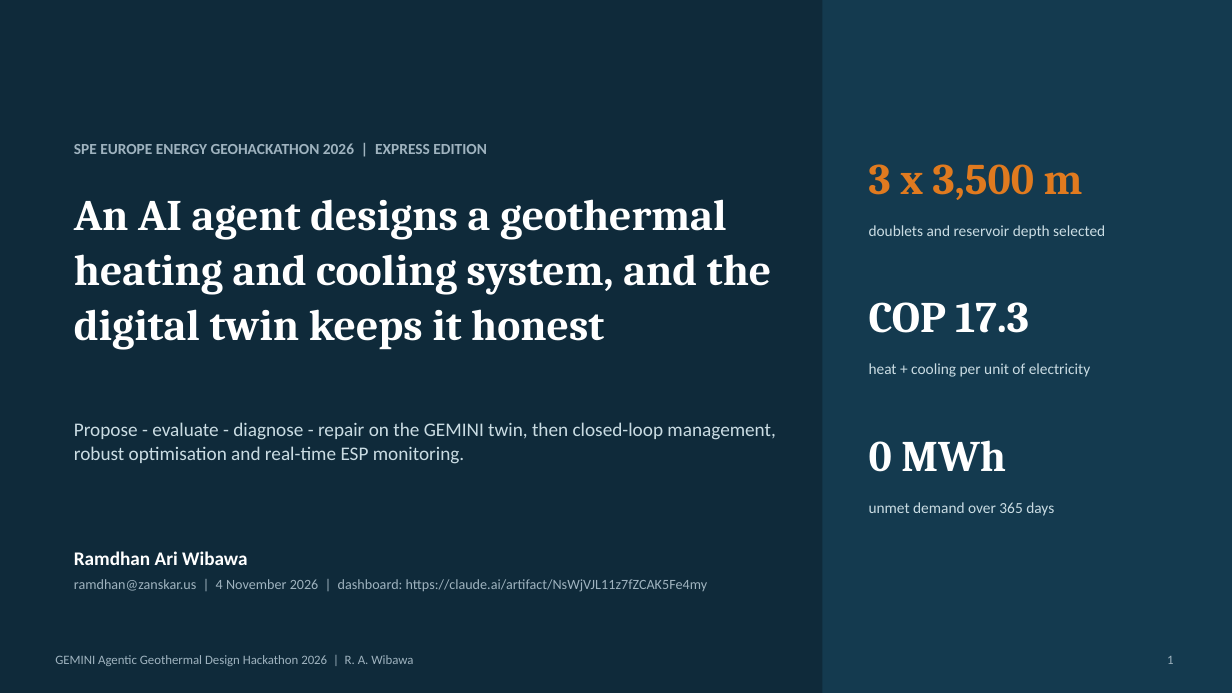
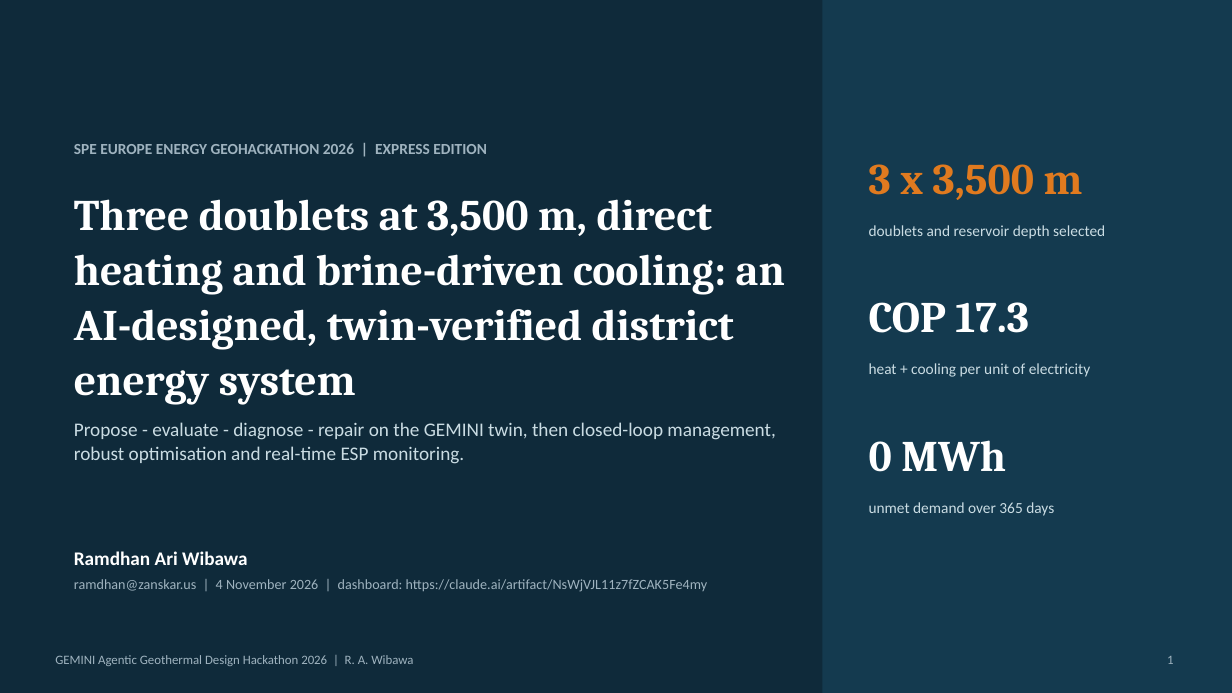
Before and after one commit to GEMINI-Digital-Twin/gemini-geothermal-suite-open, a slide deck: slide 1 of hackathon_2026_agentic_design/GEMINI_Hackathon_Report_Ramdhan_Wibawa.pptx. Drawn at 1232x693 pixels with LibreOffice and Linux fonts; fonts in the diff are those of the drawing. Boxes give left, top, right and bottom in pixels: in the first picture for what was removed or moved away, otherwise in the second. Text is boxed around its words. In the diff, an @@ line names an element or a change of style, - is before the commit and + after.

```diff
--- a/hackathon_2026_agentic_design/GEMINI_Hackathon_Report_Ramdhan_Wibawa.pptx
+++ b/hackathon_2026_agentic_design/GEMINI_Hackathon_Report_Ramdhan_Wibawa.pptx
@@ text at [74,199,785,405]: text changed @@
-An AI agent designs a geothermal heating and cooling system, and the digital twin keeps it honest
+Three doublets at 3,500 m, direct heating and brine-driven cooling: an AI-designed, twin-verified district energy system
```
Also in this commit, not shown: 1 other file.
